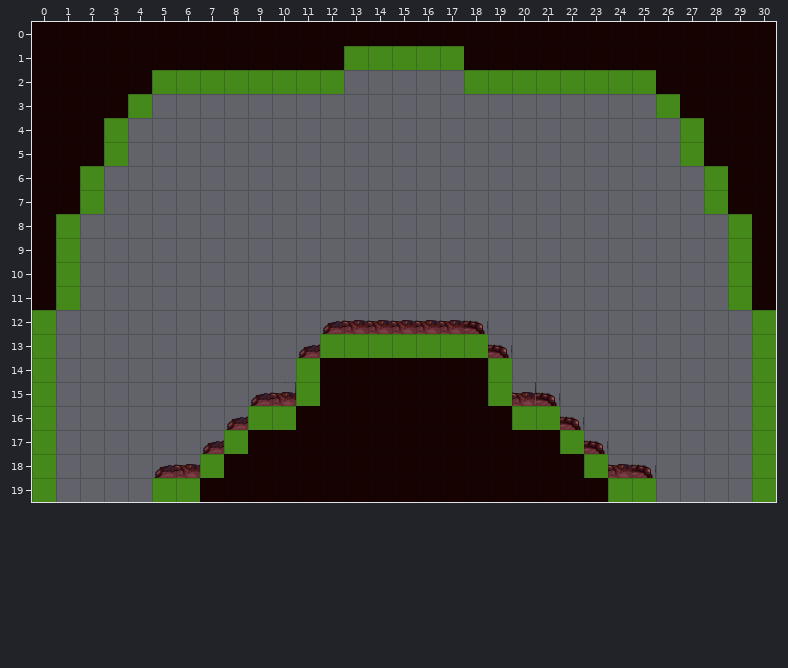
Two states of a Tiled map, PlatformGame-L19_Optimization/Assets/Maps/MapCor_Sala9.tmx. The first picture shows the starting point.
Cells are 64x64 px. Shown: x 0..30, y 0..19.
After the commit:
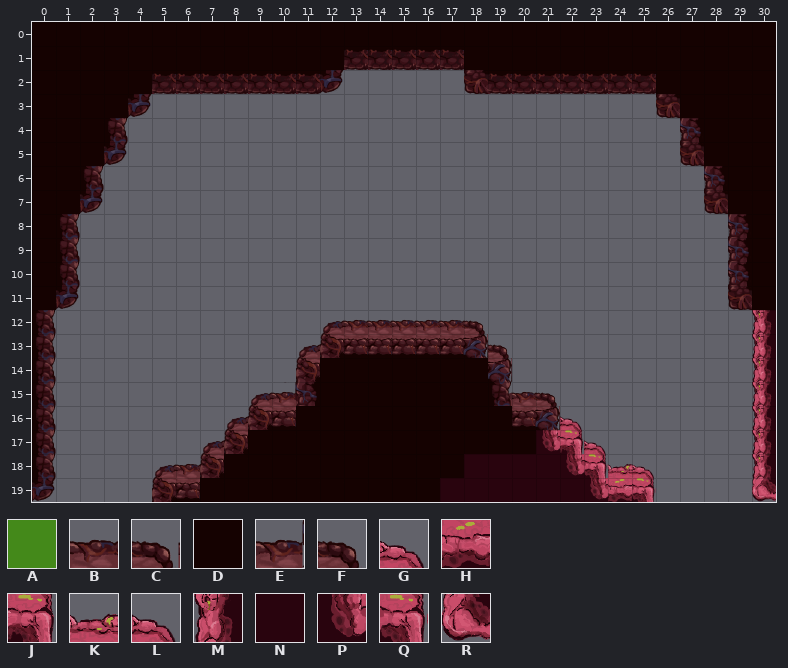
Key: from "TileMetadata": A 1; from "atlas_2.4": B 75, C 76, D 107, E 141, F 173; from "atñas_2.6": G 204, H 219, J 220, K 229, L 233, M 234, N 235, P 248, Q 249, R 250.
_ is an empty cell, # one hidden under a higher layer, . an unchanged one.
The exact change:
--- layer "Solid"
@@ x 17..30 @@
-12 .............#
-13 .............#
-14 .............#
-15 .............#
-16 .............#
-17 ....D#.......#
-18 .DDDDD#......#
-19 DDDDDDD##....#
+12 .............M
+13 .............M
+14 .............M
+15 .............M
+16 .............M
+17 ....NJ.......M
+18 .NNNNPQ......M
+19 NNNNNNPHQ....R
--- layer "Map"
@@ x 18..19 @@
-12 C.
-13 .C
+12 F.
+13 .F
@@ x 20..25 @@
-15 EC....
-16 ..C...
-17 ._.C..
-18 ....BC
+15 BF....
+16 ..L...
+17 .P.L..
+18 ....KG
--- layer "Collisions" (now hidden)
@@ x 0..30 @@
- 1 .............AAAAA.............
- 2 .....AAAAAAAA.....AAAAAAAA.....
- 3 ....A.....................A....
- 4 ...A.......................A...
- 5 ...A.......................A...
- 6 ..A.........................A..
- 7 ..A.........................A..
- 8 .A...........................A.
- 9 .A...........................A.
-10 .A...........................A.
-11 .A...........................A.
-12 A.............................A
-13 A...........AAAAAAA...........A
-14 A..........A.......A..........A
-15 A..........A.......A..........A
-16 A........AA.........AA........A
-17 A.......A.............A.......A
-18 A......A...............A......A
-19 A....AA.................AA....A
+ 1 ............._____.............
+ 2 .....________.....________.....
+ 3 ...._....................._....
+ 4 ..._......................._...
+ 5 ..._......................._...
+ 6 .._........................._..
+ 7 .._........................._..
+ 8 ._..........................._.
+ 9 ._..........................._.
+10 ._..........................._.
+11 ._..........................._.
+12 _............................._
+13 _..........._______..........._
+14 _.........._......._.........._
+15 _.........._......._.........._
+16 _........__.........__........_
+17 _......._............._......._
+18 _......_..............._......_
+19 _....__.................__...._
Pixel boxes of the changes (left, top, right, bottom) in both pictures:
changed: (32, 46, 776, 502)
